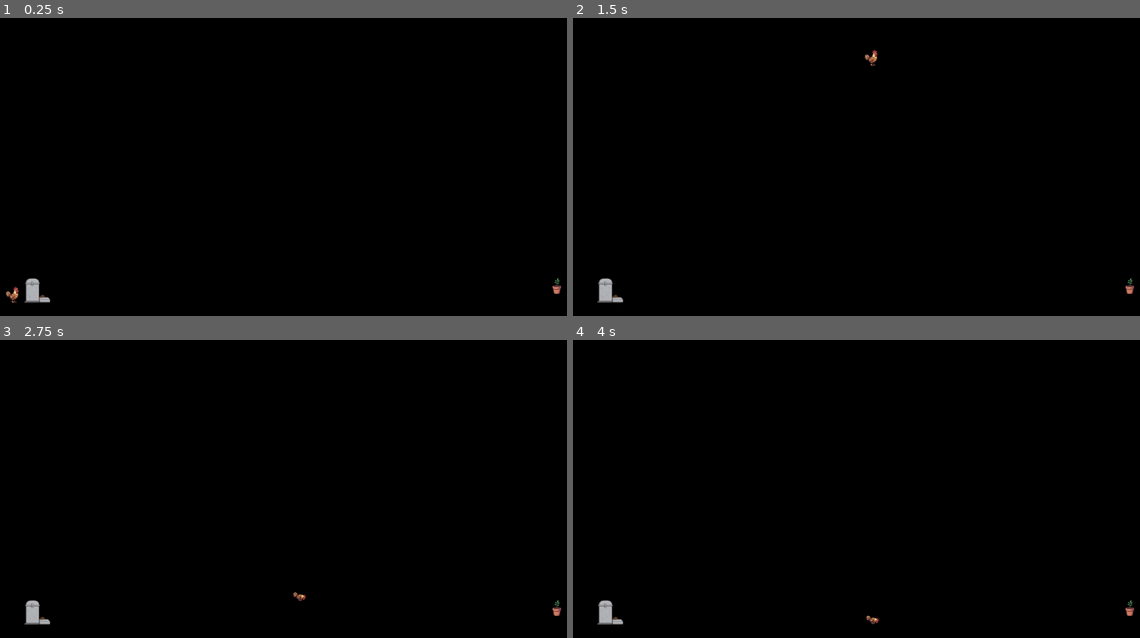
Above: before the commit, frames 1-4 (two rows, left to right).
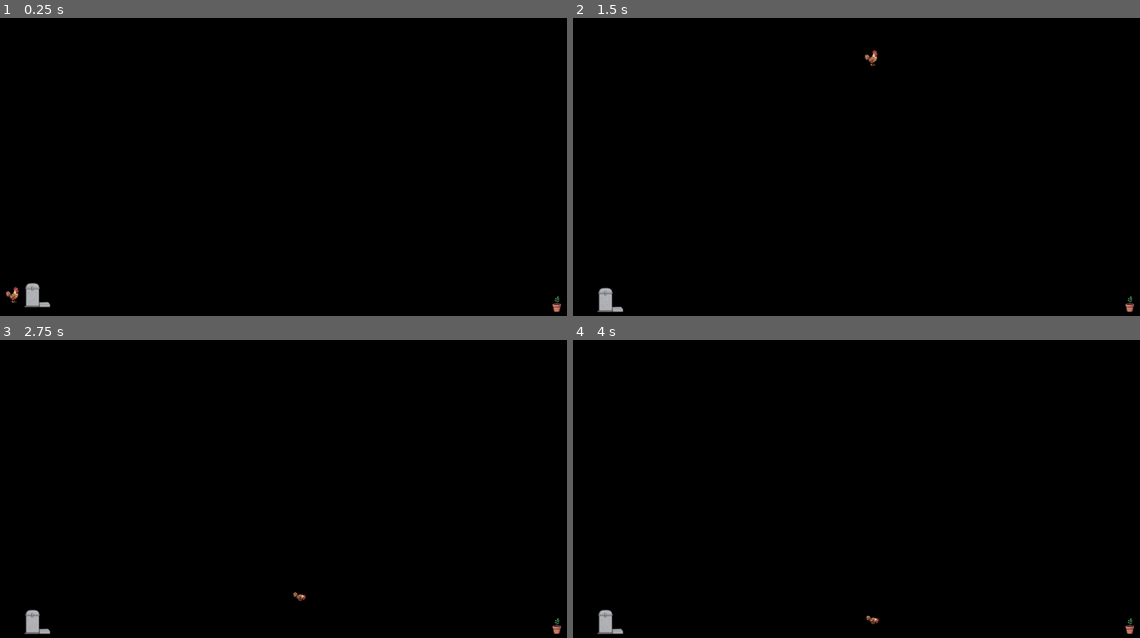
Above: after the commit, the same moments.

Repository: Devkazekama/BCR
Game: Godot game, scene res://Scenes/desktop_manager.tscn
Same seed, same stepped clock (60 frames per second), same inputs: the game is played once before the commit and once after it.
Inputs (mouse positions are in pixels of both pictures, inside the frame that each line leads up to):
- Up to frame 1 (0.25 s): no input
- Up to frame 2 (1.5 s): drag from (584, 310) to (873, 38) at 0.52 s; drag from (669, 143) to (607, 283) at 1.27 s
- Up to frame 3 (2.75 s): move the mouse to (300, 360) at 2.02 s; click (300, 360) at 2.17 s
- Up to frame 4 (4 s): drag from (771, 521) to (601, 387) at 2.77 s; tap Enter at 3.5 s; move the mouse to (1009, 503) at 3.52 s; click (1009, 503) at 3.67 s

The runs differ from the first frame. In frame 1, 0.3% of the frame differs, in the area x 4-99%, y 87-99%; in frame 2, 0.4%; in frame 3, 0.4%; in frame 4, 0.4%.

Commit message:
Fix physics bounds, collisions, sliding, pet states, and startup crashes
- Converted Feeder and PlantPot .tscn files to RigidBody2D.
- Removed legacy CharacterBody2D properties (gravity, friction) to fix startup crashes.
- Implemented dynamic bounding box calculation based on rotation to prevent clipping.
- Added smooth rotation recovery to PickableItems.
- Increased dampening for facilities to stop ice-like sliding.
- Added FALLING and RECOVERING states to pets for tumbling physics.
- Added FORCED_WANDER state for abrupt waking behavior.
- Fixed corn attachment and pickup issues from the PlantPot.
- Configured rigid collision layers and masks to enforce object isolation.

Co-authored-by: Devkazekama <58868652+Devkazekama@users.noreply.github.com>

Diff:
--- a/battle-chicken-rancher/Scenes/Feeder.tscn
+++ b/battle-chicken-rancher/Scenes/Feeder.tscn
@@ -7,7 +7,7 @@
 [sub_resource type="RectangleShape2D" id="RectangleShape2D_av6up"]
 size = Vector2(56, 6)
 
-[node name="Feeder" type="CharacterBody2D" unique_id=2111581992 node_paths=PackedStringArray("feed_overlay")]
+[node name="Feeder" type="RigidBody2D" unique_id=2111581992 node_paths=PackedStringArray("feed_overlay")]
 z_index = 0
 collision_layer = 4
 collision_mask = 3
--- a/battle-chicken-rancher/Scenes/PlantPot.tscn
+++ b/battle-chicken-rancher/Scenes/PlantPot.tscn
@@ -7,14 +7,12 @@
 [sub_resource type="RectangleShape2D" id="RectangleShape2D_lv78e"]
 size = Vector2(36, 64)
 
-[node name="PlantPot" type="CharacterBody2D" unique_id=2033925569]
+[node name="PlantPot" type="RigidBody2D" unique_id=2033925569]
 z_as_relative = false
 collision_layer = 4
 collision_mask = 3
 script = ExtResource("1_fpfic")
 corn_scene = ExtResource("2_tg1cv")
-gravity = 1500.0
-friction = 30.0
 
 [node name="Sprite2D" type="Sprite2D" parent="." unique_id=411418031]
 position = Vector2(0, -30.5)
Not shown, removed: battle-chicken-rancher/Scenes/pet.tscn883670305.tmp
Not shown, removed: battle-chicken-rancher/desktop_manager.tscn652915977.tmp
Not shown, removed: battle-chicken-rancher/pet.tscn11335671472.tmp
Not shown, removed: battle-chicken-rancher/pet.tscn11341857770.tmp
Not shown, removed: battle-chicken-rancher/pet.tscn1454897922.tmp
